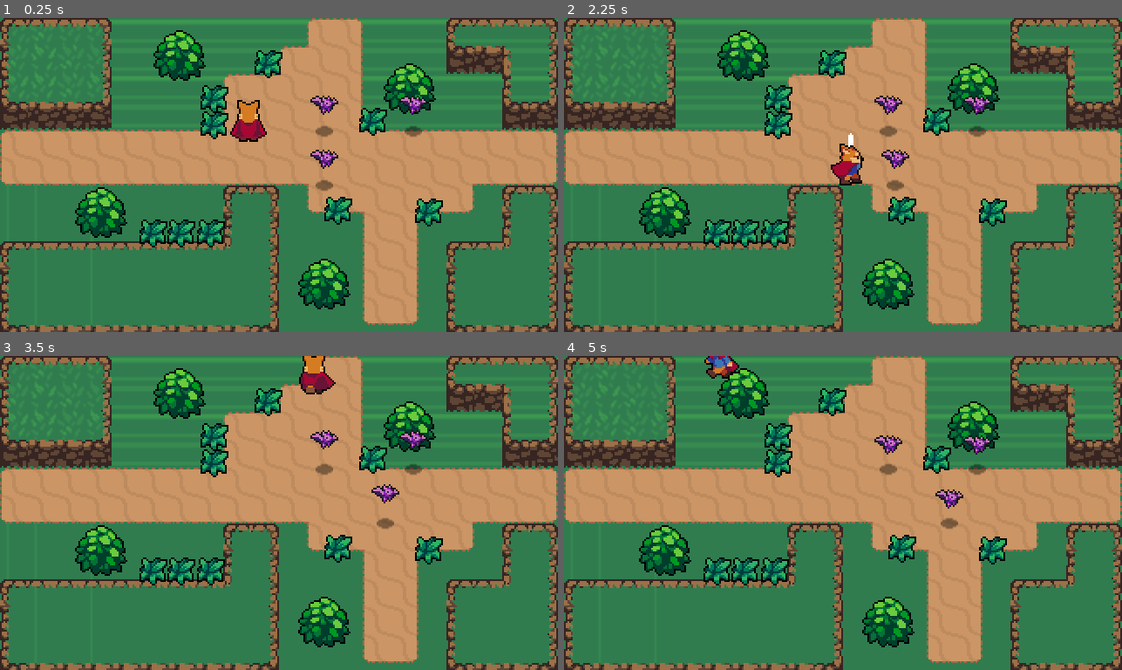
Above: before the commit, frames 1-4 (two rows, left to right).
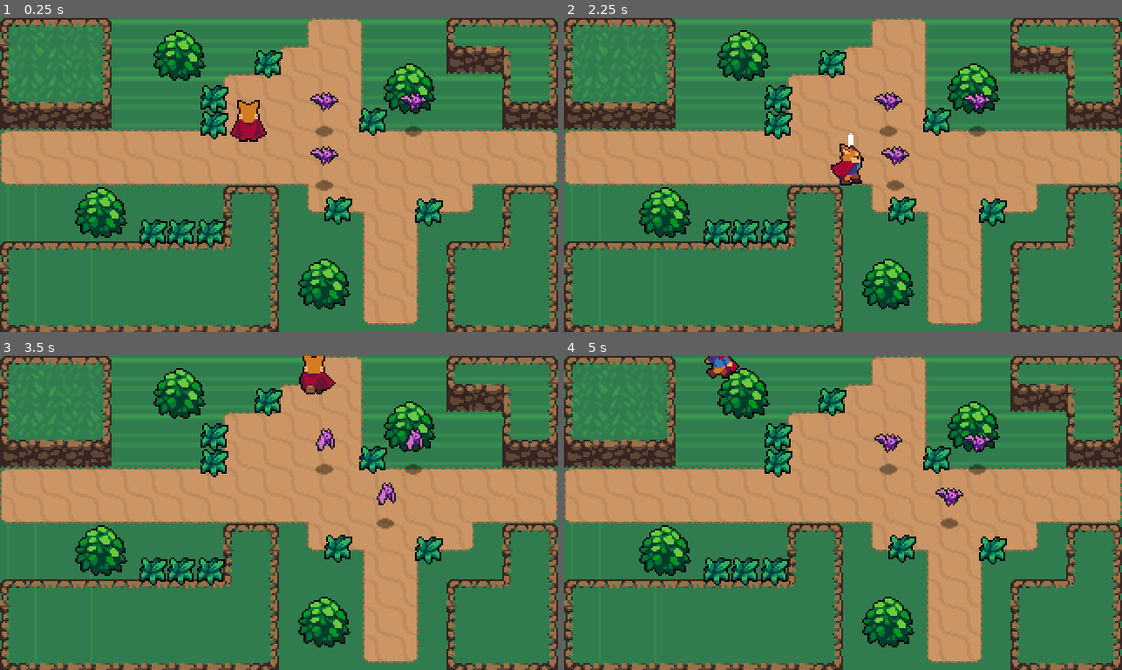
Above: after the commit, the same moments.

Repository: jpanacleto2/Grupo_07_Game_Alvorecer
Game: Godot game, scene res://World/Mapa1.tscn
The game is run twice, just before and just after one commit, with the same random seed, the same clock (stepped at 60 frames per second) and the same inputs.
Inputs:
- Up to frame 1 (0.25 s): no input
- Up to frame 2 (2.25 s): hold Right (ui_right) 0.53-1.28 s; tap Space (Attack) at 0.6, 2.1 s; hold Down (ui_down) 1.28-2.03 s; tap Shift (roll) at 1.35 s; hold Right (ui_right) from 2.03 s (still down)
- Up to frame 3 (3.5 s): release Right (ui_right) at 2.78 s; hold Up (ui_up) from 2.78 s (still down); tap Shift (roll) at 2.85 s
- Up to frame 4 (5 s): release Up (ui_up) at 3.53 s; hold Left (ui_left) from 3.53 s (still down); tap Space (Attack) at 3.6 s; tap Shift (roll) at 4.35 s

The runs differ from the first frame. In frame 1, 0.5% of the frame differs, in the area x 55-77%, y 23-49%; in frame 2, 0.5%; in frame 3, 0.5%, in the area x 55-77%, y 23-48%; in frame 4, 0.5%.

Commit message:
Adicionando vida aos inimigos e dano à espada

Diff:
--- a/TutorialGodot/Enemies/Bat.gd
+++ b/TutorialGodot/Enemies/Bat.gd
@@ -1,10 +1,23 @@
 extends KinematicBody2D
 
 var knockback =Vector2.ZERO
+
+onready var stats = $Stats
+
+func _ready():
+	print(stats.max_health)
+	print(stats.health)
 
 func _physics_process(delta):
 	knockback = knockback.move_toward(Vector2.ZERO, 200 * delta)
 	knockback = move_and_slide(knockback)
 
 func _on_HurtBox_area_entered(area):
+	stats.health -= area.damage
+	if stats.health <= 0:
+		queue_free()
 	knockback = area.knockback_vector * 120
+
+
+func _on_Stats_no_health():
+	queue_free()
--- a/TutorialGodot/Enemies/Bat.tscn
+++ b/TutorialGodot/Enemies/Bat.tscn
@@ -1,9 +1,10 @@
-[gd_scene load_steps=13 format=2]
+[gd_scene load_steps=14 format=2]
 
 [ext_resource path="res://Enemies/Bat.gd" type="Script" id=1]
 [ext_resource path="res://Enemies/Bat.png" type="Texture" id=2]
 [ext_resource path="res://Shadows/SmallShadow.png" type="Texture" id=3]
 [ext_resource path="res://Overlap/HurtBox.tscn" type="PackedScene" id=4]
+[ext_resource path="res://Stats.tscn" type="PackedScene" id=5]
 
 [sub_resource type="AtlasTexture" id=1]
 atlas = ExtResource( 2 )
@@ -51,6 +52,7 @@
 [node name="AnimatedSprite" type="AnimatedSprite" parent="."]
 frames = SubResource( 6 )
 animation = "Idle"
+frame = 4
 playing = true
 offset = Vector2( 0, -12.465 )
 
@@ -68,6 +70,10 @@
 position = Vector2( 0, -12 )
 shape = SubResource( 8 )
 
+[node name="Stats" parent="." instance=ExtResource( 5 )]
+max_health = 2
+
 [connection signal="area_entered" from="HurtBox" to="." method="_on_HurtBox_area_entered"]
+[connection signal="no_health" from="Stats" to="." method="_on_Stats_no_health"]
 
 [editable path="HurtBox"]
--- /dev/null
+++ b/TutorialGodot/Overlap/HitBox.gd
@@ -0,0 +1,3 @@
+extends Area2D
+
+export var damage = 1
--- a/TutorialGodot/Overlap/HitBox.tscn
+++ b/TutorialGodot/Overlap/HitBox.tscn
@@ -1,5 +1,8 @@
-[gd_scene format=2]
+[gd_scene load_steps=2 format=2]
+
+[ext_resource path="res://Overlap/HitBox.gd" type="Script" id=1]
 
 [node name="HitBox" type="Area2D"]
+script = ExtResource( 1 )
 
 [node name="CollisionShape2D" type="CollisionShape2D" parent="."]
--- a/TutorialGodot/Player/Player.gd
+++ b/TutorialGodot/Player/Player.gd
@@ -1,9 +1,12 @@
 extends KinematicBody2D
 
-const ACCELERATION = 500
-const MAX_SPEED = 80
-const ROLL_SPEED = 120
-const FRICTION = 500
+# O export torna possível alterar o valor de variáveis pelo editor, sem precisar
+# entrar no código e, sobretudo, enquanto o jogo ainda está em execução.
+
+export var ACCELERATION = 500
+export var MAX_SPEED = 80
+export var ROLL_SPEED = 120
+export var FRICTION = 500
 
 enum {
 	MOVE,
--- a/TutorialGodot/Player/Player.tscn
+++ b/TutorialGodot/Player/Player.tscn
@@ -3,7 +3,7 @@
 [ext_resource path="res://Player/Player.gd" type="Script" id=1]
 [ext_resource path="res://Player/Player.png" type="Texture" id=2]
 [ext_resource path="res://Overlap/HitBox.tscn" type="PackedScene" id=3]
-[ext_resource path="res://Overlap/SwordHitbox.gd" type="Script" id=4]
+[ext_resource path="res://Player/SwordHitbox.gd" type="Script" id=4]
 
 [sub_resource type="CapsuleShape2D" id=1]
 radius = 4.0
--- a/TutorialGodot/Overlap/SwordHitbox.gd
+++ b/TutorialGodot/Player/SwordHitbox.gd
@@ -1,3 +1,3 @@
-extends Area2D
+extends "res://Overlap/HitBox.gd"
 
 var knockback_vector = Vector2.ZERO
--- /dev/null
+++ b/TutorialGodot/Stats.gd
@@ -0,0 +1,11 @@
+extends Node
+
+export(int) var max_health = 1
+onready var health = max_health setget set_health
+
+signal no_health
+
+func set_health(value):
+	health = value
+	if health <= 0:
+		emit_signal("no_health")
--- /dev/null
+++ b/TutorialGodot/Stats.tscn
@@ -0,0 +1,6 @@
+[gd_scene load_steps=2 format=2]
+
+[ext_resource path="res://Stats.gd" type="Script" id=1]
+
+[node name="Stats" type="Node"]
+script = ExtResource( 1 )
Not shown, changed: TutorialGodot/World/DirtTileset.png.import
